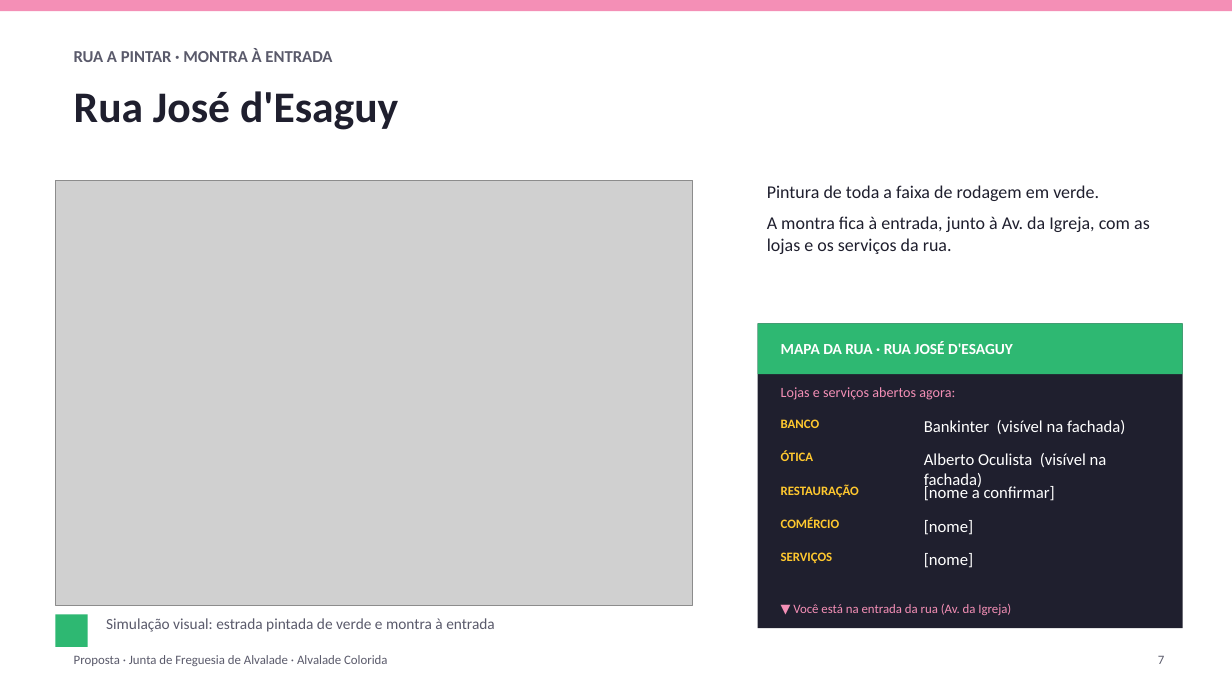
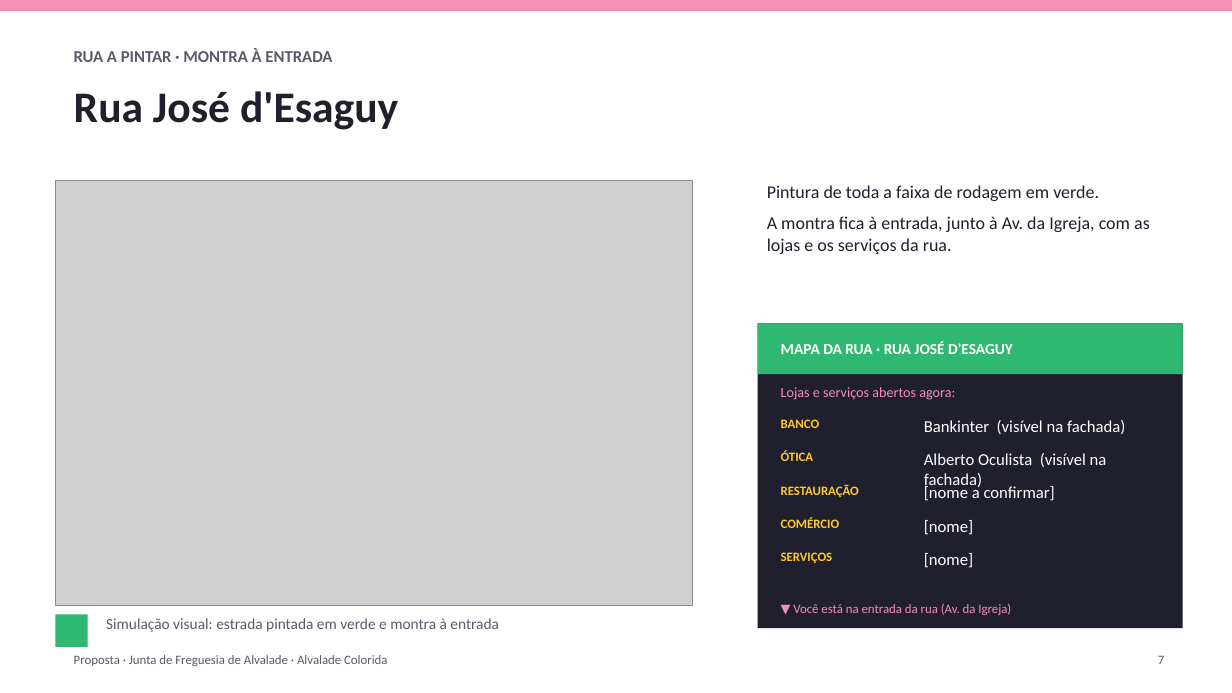
Before and after one commit to zavricardo-debug/travelsites, a slide deck: slide 7 of propostas/alvalade/Proposta_Alvalade_Colorida.pptx. Drawn at 1232x693 pixels with LibreOffice and Linux fonts; fonts in the diff are those of the drawing; grey boxes stand for pictures. Boxes give left, top, right and bottom in pixels: in the first picture for what was removed or moved away, otherwise in the second. Text is boxed around its words. In the diff, an @@ line names an element or a change of style, - is before the commit and + after.

```diff
--- a/propostas/alvalade/Proposta_Alvalade_Colorida.pptx
+++ b/propostas/alvalade/Proposta_Alvalade_Colorida.pptx
@@ text at <box>106,618,499,632</box>: text changed @@
-Simulação visual: estrada pintada de verde e montra à entrada
+Simulação visual: estrada pintada em verde e montra à entrada
```
Also in this commit, not shown: 3 other slides changed, 2 other files.
